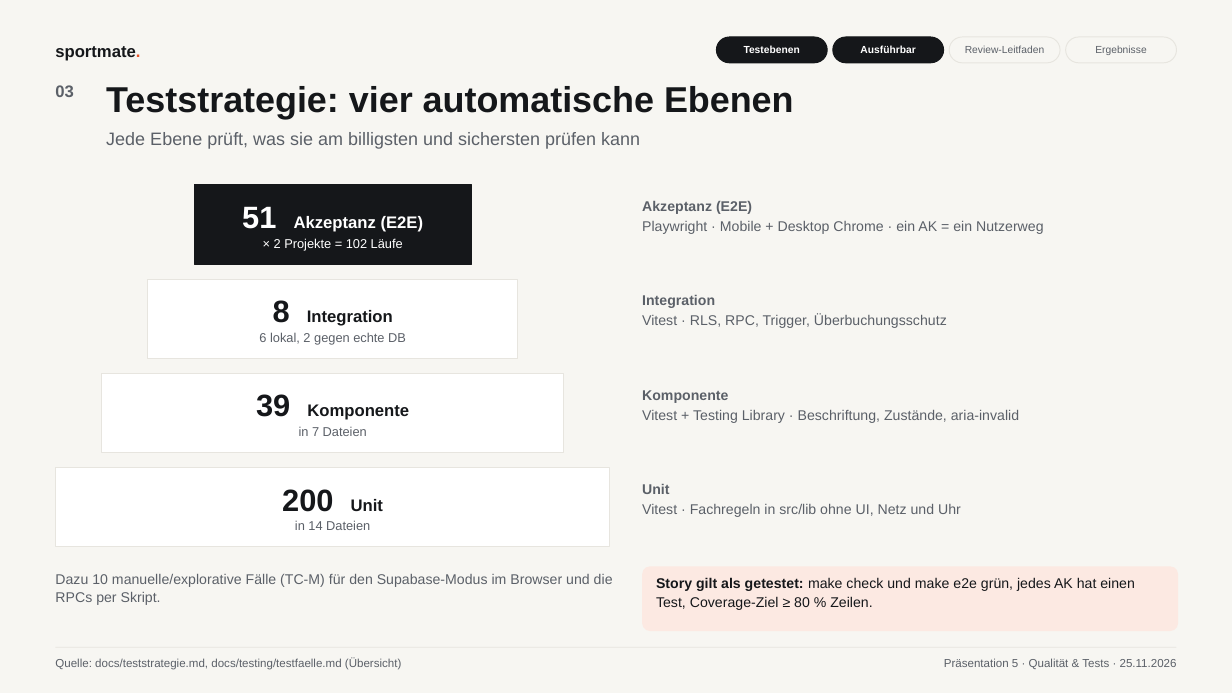
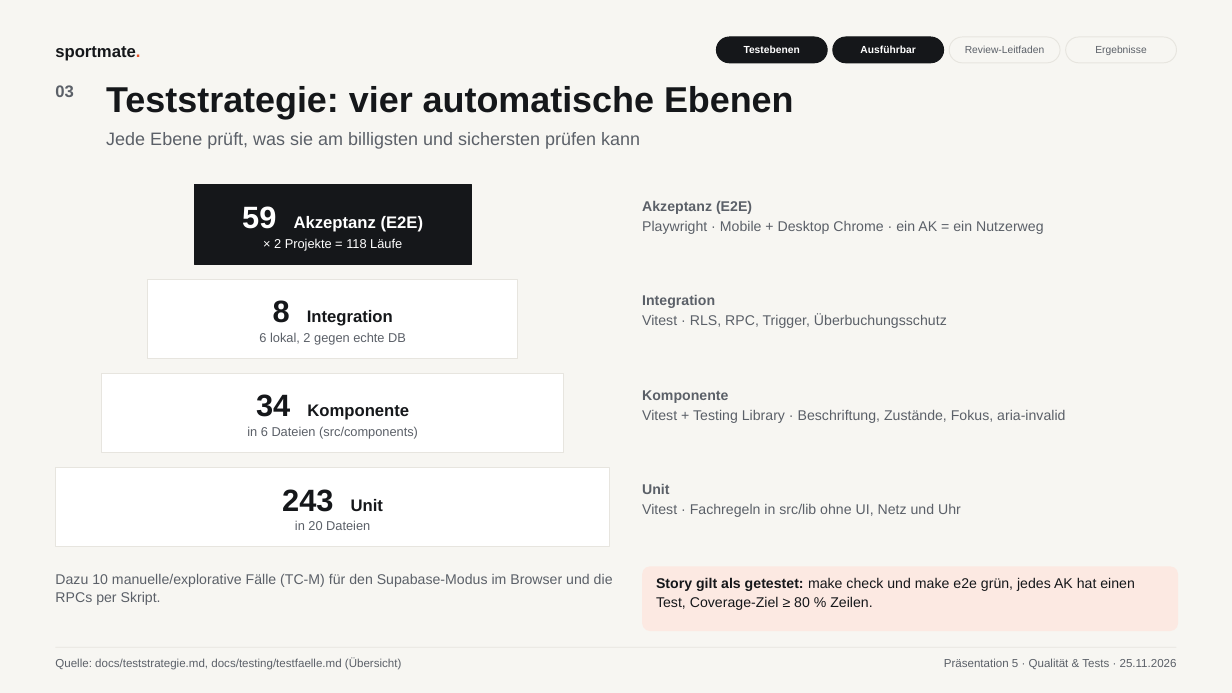
Before and after one commit to Paulo-Temme/SportMate, a slide deck: slide 3 of abgabe/praesentation-5/SportMate_P5_Qualitaet_und_Tests.pptx. Drawn at 1232x693 pixels with LibreOffice and Linux fonts; fonts in the diff are those of the drawing. Boxes give left, top, right and bottom in pixels: in the first picture for what was removed or moved away, otherwise in the second. Text is boxed around its words. In the diff, an @@ line names an element or a change of style, - is before the commit and + after.

```diff
--- a/abgabe/praesentation-5/SportMate_P5_Qualitaet_und_Tests.pptx
+++ b/abgabe/praesentation-5/SportMate_P5_Qualitaet_und_Tests.pptx
@@ text at (x1=242, y1=206, x2=424, y2=232): text changed @@
-51 Akzeptanz (E2E)
+59 Akzeptanz (E2E)
@@ text at (x1=274, y1=238, x2=402, y2=250): text changed @@
-× 2 Projekte = 102 Läufe
+× 2 Projekte = 118 Läufe
@@ text at (x1=256, y1=394, x2=409, y2=420): text changed @@
-39 Komponente
+34 Komponente
@@ text at (x1=642, y1=410, x2=1065, y2=423): text changed @@
-Vitest + Testing Library · Beschriftung, Zustände, aria-invalid
+Vitest + Testing Library · Beschriftung, Zustände, Fokus, aria-invalid
@@ text at (x1=247, y1=426, x2=418, y2=439): text changed @@
-in 7 Dateien
+in 6 Dateien (src/components)
@@ text at (x1=282, y1=489, x2=383, y2=512): text changed @@
-200 Unit
+243 Unit
@@ text at (x1=295, y1=520, x2=370, y2=530): text changed @@
-in 14 Dateien
+in 20 Dateien
```
Also in this commit, not shown: 7 other slides changed, 1 other file.
